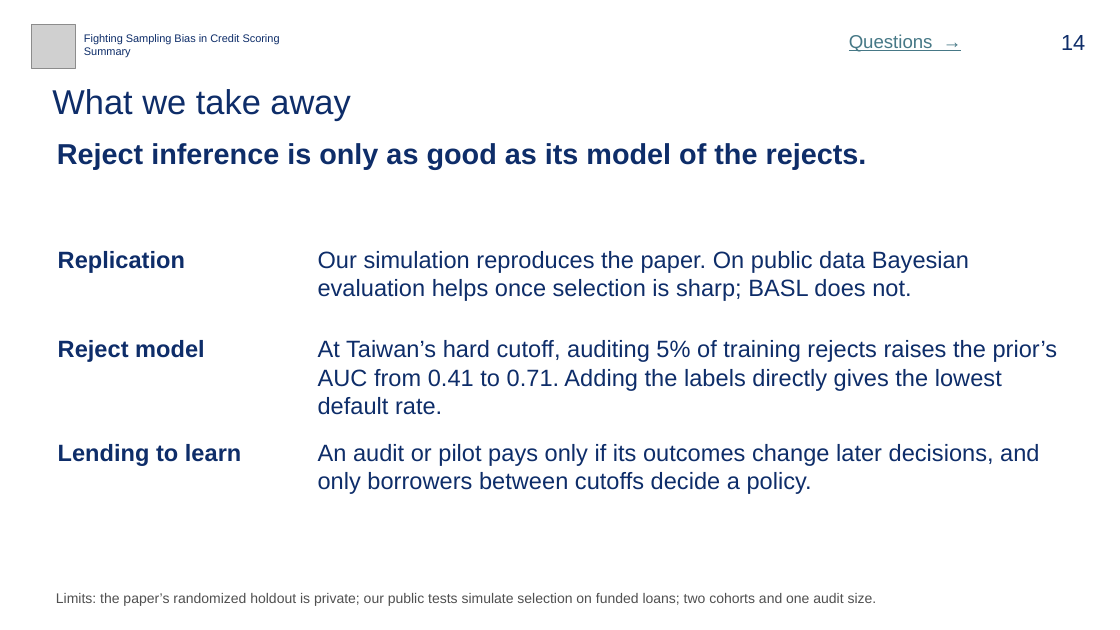
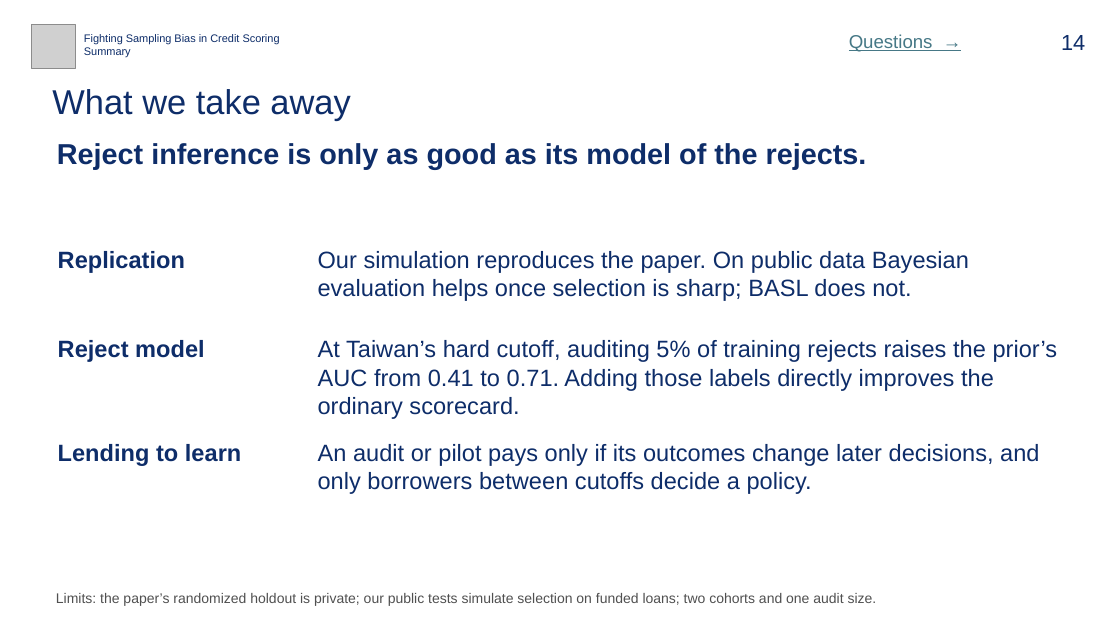
Before and after one commit to bigpurota/paper11, a slide deck: slide 14 of slides/paper11.pptx. Drawn at 1120x630 pixels with LibreOffice and Linux fonts; fonts in the diff are those of the drawing; grey boxes stand for pictures. Boxes give left, top, right and bottom in pixels: in the first picture for what was removed or moved away, otherwise in the second. Text is boxed around its words. In the diff, an @@ line names an element or a change of style, - is before the commit and + after.

Commit message:
Report which audit effects survive an independent Linux refit

```diff
--- a/slides/paper11.pptx
+++ b/slides/paper11.pptx
@@ text at box(318, 340, 1058, 419): text changed @@
-At Taiwan’s hard cutoff, auditing 5% of training rejects raises the prior’s AUC from 0.41 to 0.71. Adding the labels directly gives the lowest default rate.
+At Taiwan’s hard cutoff, auditing 5% of training rejects raises the prior’s AUC from 0.41 to 0.71. Adding those labels directly improves the ordinary scorecard.
```
Also in this commit, not shown: 3 other slides changed, 21 other files.
